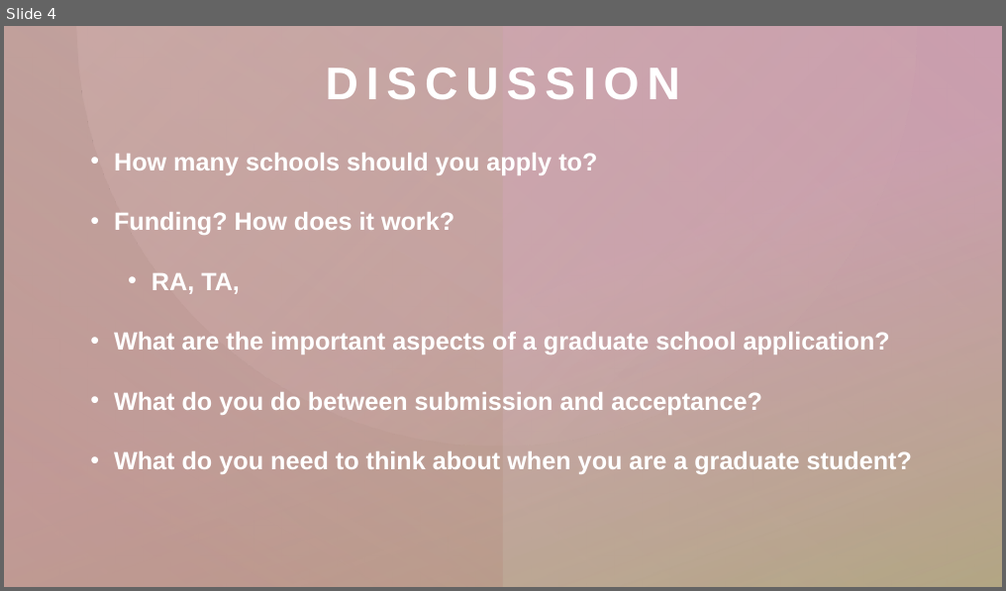
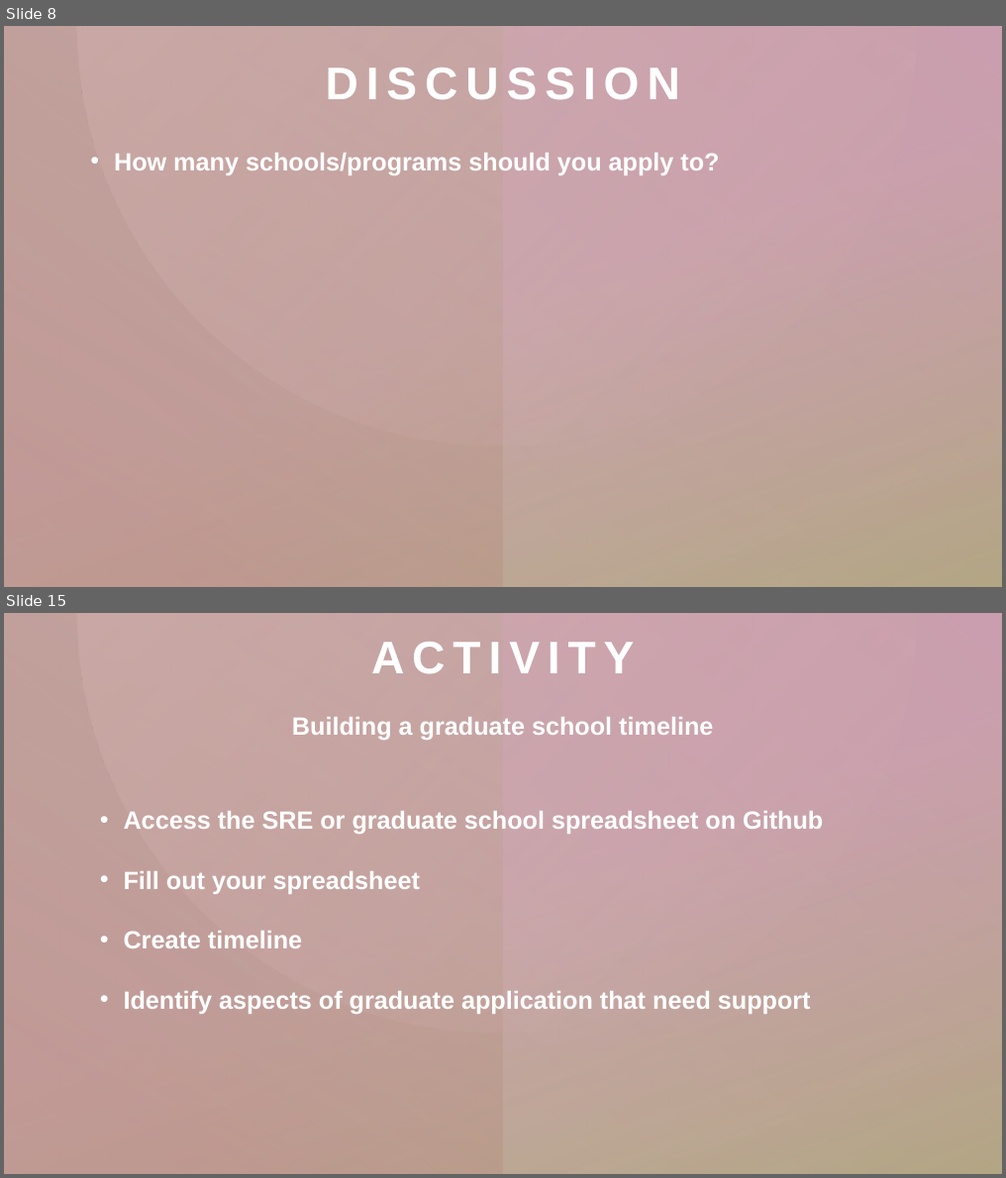
Before and after one commit to madmolecularman/MARC_Fall_2020, a slide deck: resources/gradschool/grad_school_session.pptx. Shown one above the other, each under a label of ours: slide 4 before the commit, slides 8 and 15 after it; the slides between them are not shown. The pictures are 1006x591 and 1006x1178 pixels, drawn with LibreOffice and Linux fonts; fonts in the diff are those of the drawing. Boxes give left, top, right and bottom in pixels: in the first picture for what was removed or moved away, otherwise in the second. Text is boxed around its words. In the diff, an @@ line names an element or a change of style, - is before the commit and + after.

Commit message:
editing for grad school session

```diff
--- a/resources/gradschool/grad_school_session.pptx
+++ b/resources/gradschool/grad_school_session.pptx
@@ slide 15 added at (x1=4, y1=613, x2=1002, y2=1174), background #FFFFFF; not listed: 2 template elements that a slide beside it also shows @@
@@ rectangle added at (x1=4, y1=613, x2=1002, y2=1174), fill #FFFFFF @@
@@ rectangle added at (x1=4, y1=613, x2=1002, y2=1174), fill gradient #C492A4 to #CBC7AB @@
@@ rectangle added at (x1=4, y1=613, x2=1002, y2=1174), fill gradient #C492A4 to #A9A273 @@
@@ rectangle added at (x1=4, y1=613, x2=503, y2=1174), fill gradient #A9A273 to #BA827F @@
@@ freeform shape added at (x1=76, y1=613, x2=916, y2=1032), fill gradient #D6B4B2 @@
@@ title added at (x1=371, y1=642, x2=634, y2=673), 44 pt, text #FFFFFF, bold @@
+ACTIVITY
@@ text added at (x1=292, y1=717, x2=713, y2=740), 24 pt, text #FFFFFF, bold @@
+Building a graduate school timeline
@@ text added at (x1=124, y1=811, x2=823, y2=1014), 24 pt, text #FFFFFF, bold @@
+• Access the SRE or graduate school spreadsheet on Github
+• Fill out your spreadsheet
+• Create timeline
+• Identify aspects of graduate application that need support
@@ rectangle added at (x1=4, y1=1137, x2=1002, y2=1174), fill gradient #BA827F to #C492A4 @@
@@ rectangle added at (x1=335, y1=1137, x2=1002, y2=1174), fill gradient #CBC7AB to #A9A273 @@
@@ what was slide 4 is now slide 8 @@
@@ slide 8 changed as well @@
@@ text at (x1=114, y1=153, x2=719, y2=175): text changed @@
-• How many schools should you apply to?
-• Funding? How does it work?
-  • RA, TA,
-• What are the important aspects of a graduate school application?
-• What do you do between submission and acceptance?
-• What do you need to think about when you are a graduate student?
+• How many schools/programs should you apply to?
```
Also in this commit, not shown: 6 other slides changed, 11 other slides added, 1 slide removed, 6 other files.
